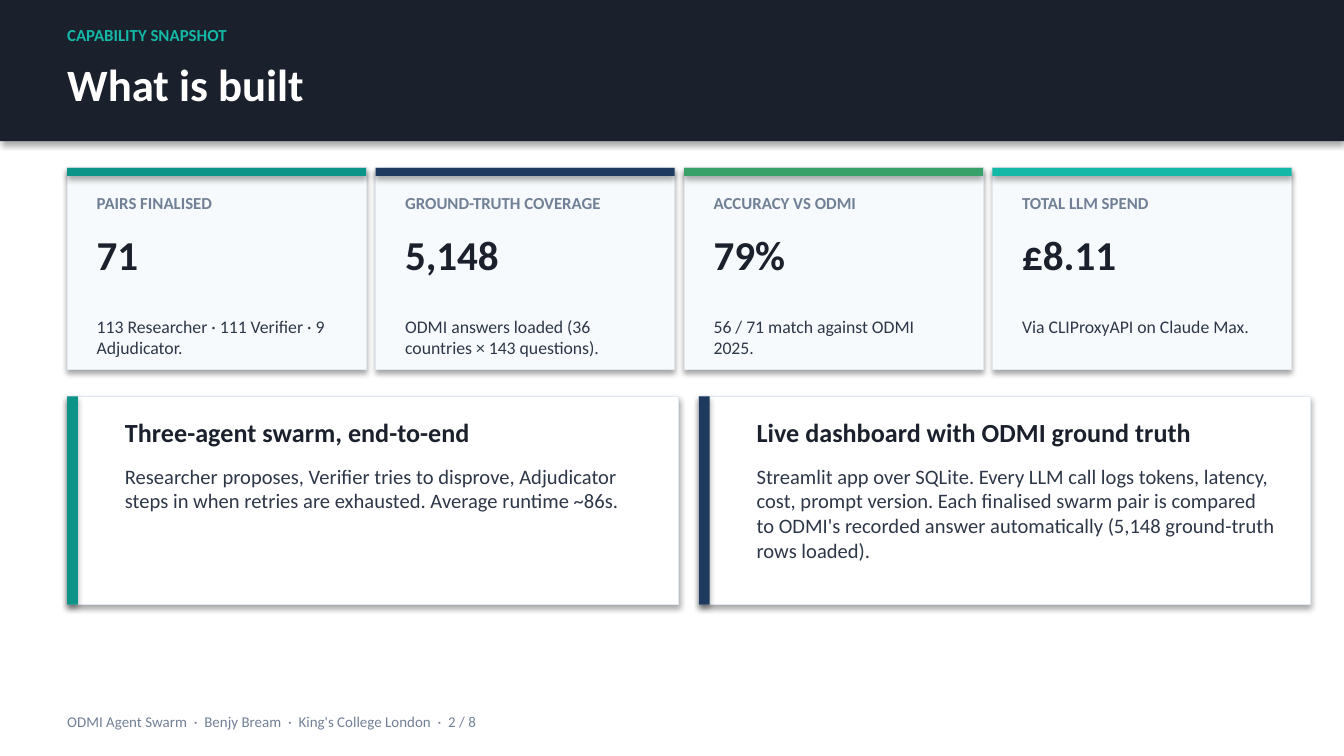
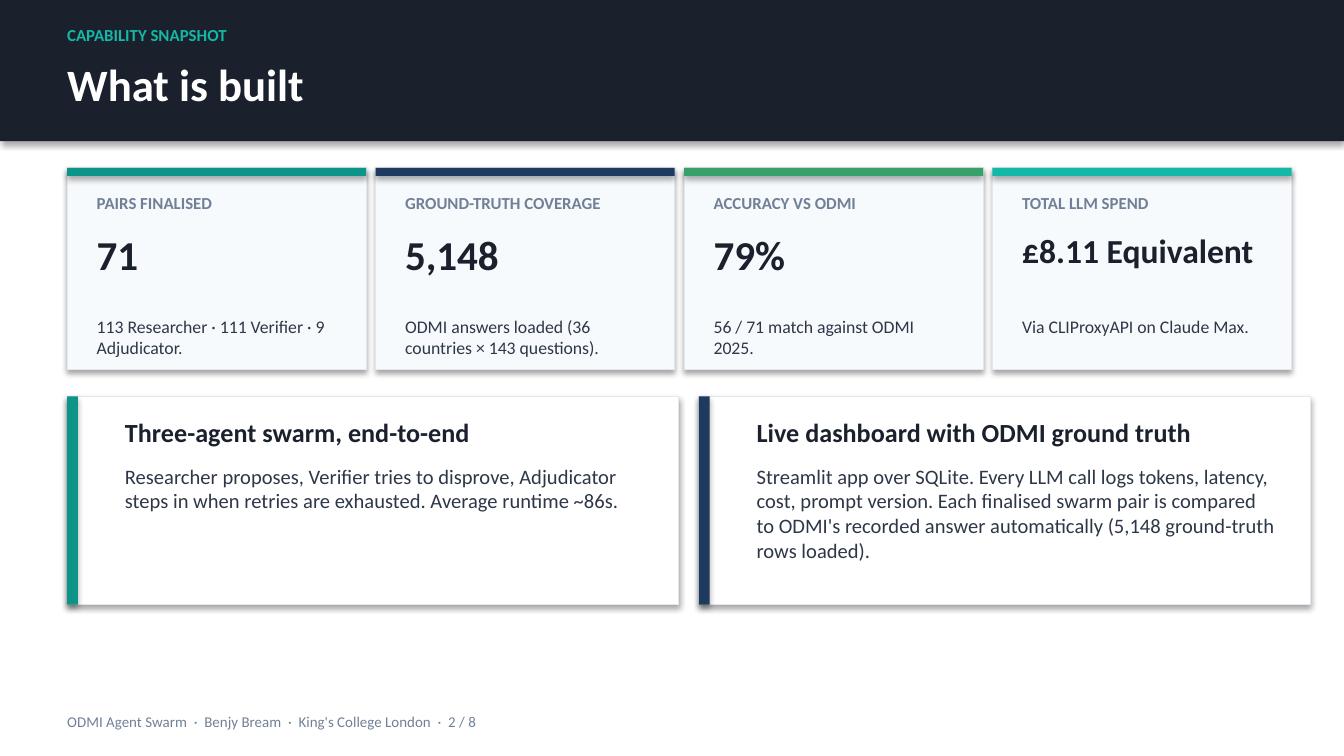
Before and after one commit to benjyb1/odmi-agent-swarm, a slide deck: slide 2 of docs/PROGRESS_SLIDES_2026-05-14.pptx. Drawn at 1344x756 pixels with LibreOffice and Linux fonts; fonts in the diff are those of the drawing. Boxes give left, top, right and bottom in pixels: in the first picture for what was removed or moved away, otherwise in the second. Text is boxed around its words. In the diff, an @@ line names an element or a change of style, - is before the commit and + after.

```diff
--- a/docs/PROGRESS_SLIDES_2026-05-14.pptx
+++ b/docs/PROGRESS_SLIDES_2026-05-14.pptx
@@ text at [1022,239,1254,269]: text changed; size 22 to 18 pt @@
-£8.11
+£8.11 Equivalent
```
Also in this commit, not shown: 1 other file.
